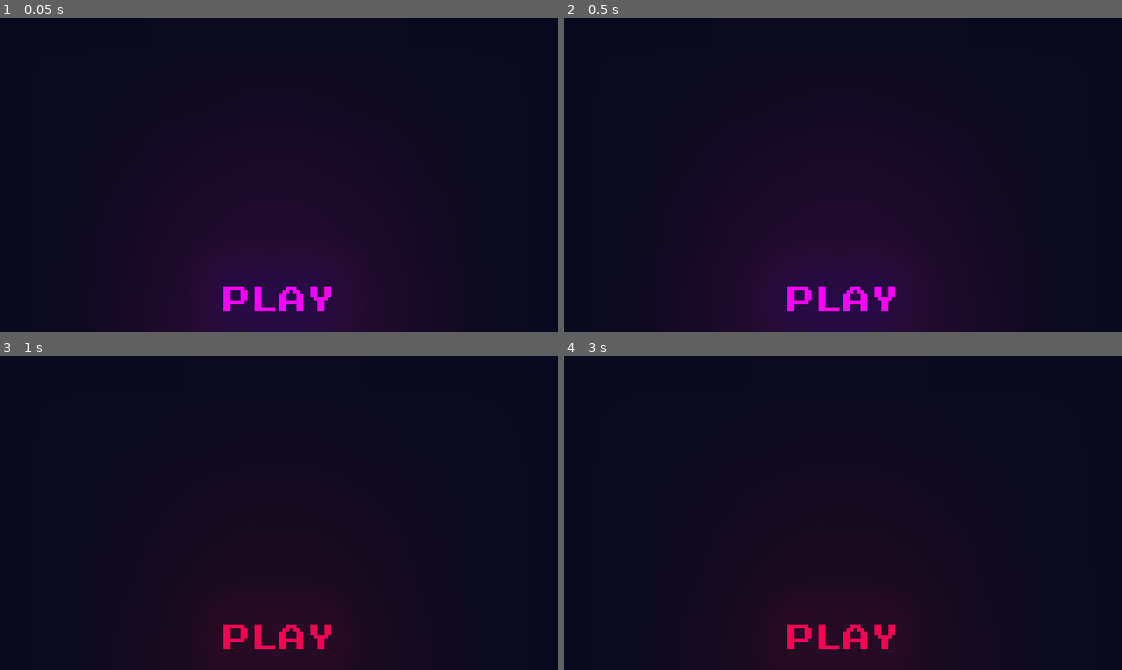
Above: before the commit, frames 1-4 (two rows, left to right).
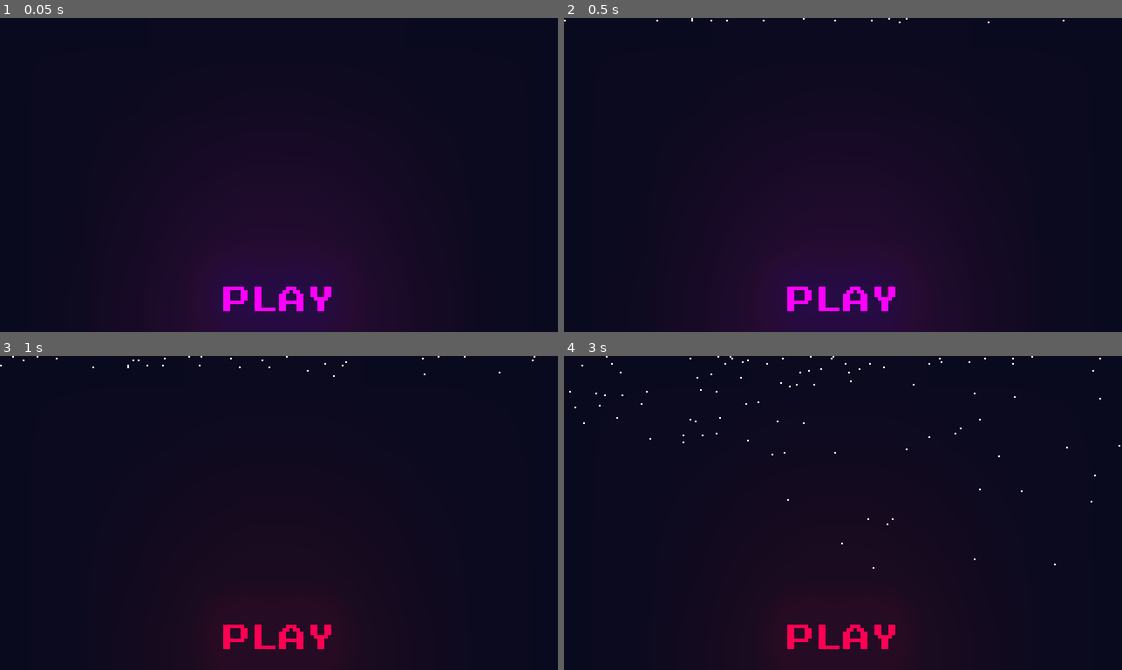
Above: after the commit, the same moments.

Repository: SzymanskiFilip/Santa-Fights
Game: Godot game, scene res://Scenes/Menu.tscn
Two runs of this game, one before a commit and one after it. Both use one fixed random seed, a clock stepped at 60 frames per second and the inputs below.
Inputs:
- Up to frame 1 (0.05 s): no input
- Up to frame 2 (0.5 s): no input
- Up to frame 3 (1 s): click "PLAY" at 0.5 s
- Up to frame 4 (3 s): click "PLAY" at 1.25 s; click "PLAY" at 2 s

Frame 1 is identical in both runs. In frame 2, less than 0.1% of the frame differs, in the area x 0-90%, y 0-2%; in frame 3, less than 0.1%; in frame 4, 0.2%, in the area x 0-100%, y 0-68%.

Commit message:
added snow scene to main menu

Diff:
--- a/Scenes/Menu.tscn
+++ b/Scenes/Menu.tscn
@@ -1,15 +1,16 @@
-[gd_scene load_steps=6 format=2]
+[gd_scene load_steps=7 format=2]
 
 [ext_resource path="res://Textures/other/VERY_DARK_BLUE_TXT.png" type="Texture" id=1]
 [ext_resource path="res://Fonts/ttf-files/prstart.ttf" type="DynamicFontData" id=2]
 [ext_resource path="res://Scripts/Menu/Button.gd" type="Script" id=3]
+[ext_resource path="res://Scenes/EFFECTS/Snow.tscn" type="PackedScene" id=4]
 
-[sub_resource type="Environment" id=2]
+[sub_resource type="Environment" id=1]
 background_mode = 4
 glow_enabled = true
 glow_hdr_threshold = 1.5
 
-[sub_resource type="DynamicFont" id=1]
+[sub_resource type="DynamicFont" id=2]
 font_data = ExtResource( 2 )
 
 [node name="Menu" type="Control"]
@@ -57,10 +58,13 @@
 margin_right = 76.0
 margin_bottom = 29.0
 focus_mode = 0
-custom_fonts/font = SubResource( 1 )
+custom_fonts/font = SubResource( 2 )
 custom_colors/font_color_hover = Color( 0.137255, 0.0470588, 0.172549, 1 )
 custom_colors/font_color_pressed = Color( 1, 0, 0, 1 )
 enabled_focus_mode = 0
 text = "PLAY"
 flat = true
 script = ExtResource( 3 )
+
+[node name="Snow" parent="VBoxContainer" instance=ExtResource( 4 )]
+position = Vector2( 28.41, -144 )
--- a/project.godot
+++ b/project.godot
@@ -18,6 +18,8 @@
 
 window/size/width=320
 window/size/height=180
+window/size/borderless=true
+window/size/fullscreen=true
 window/size/test_width=1280
 window/size/test_height=720
 window/stretch/mode="viewport"
Not shown: 1 places in Scenes/Menu.tscn that only renumber resources
